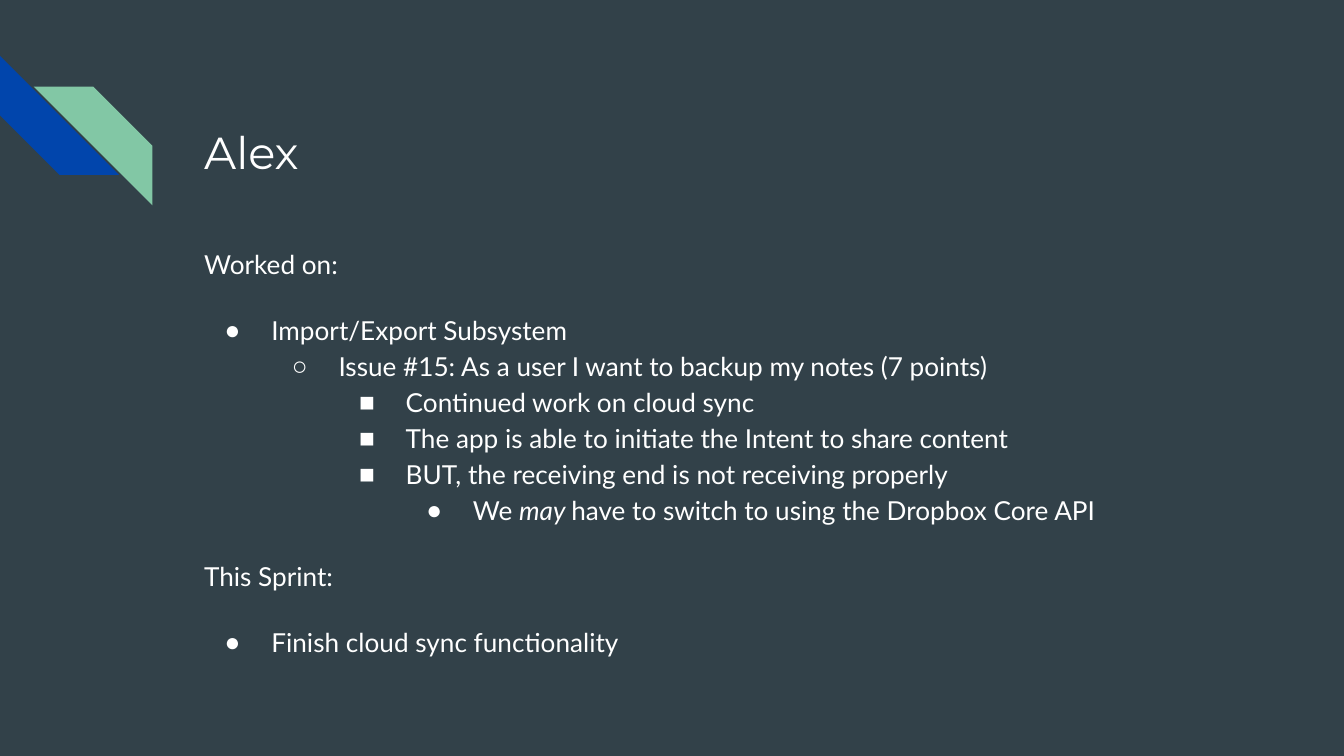
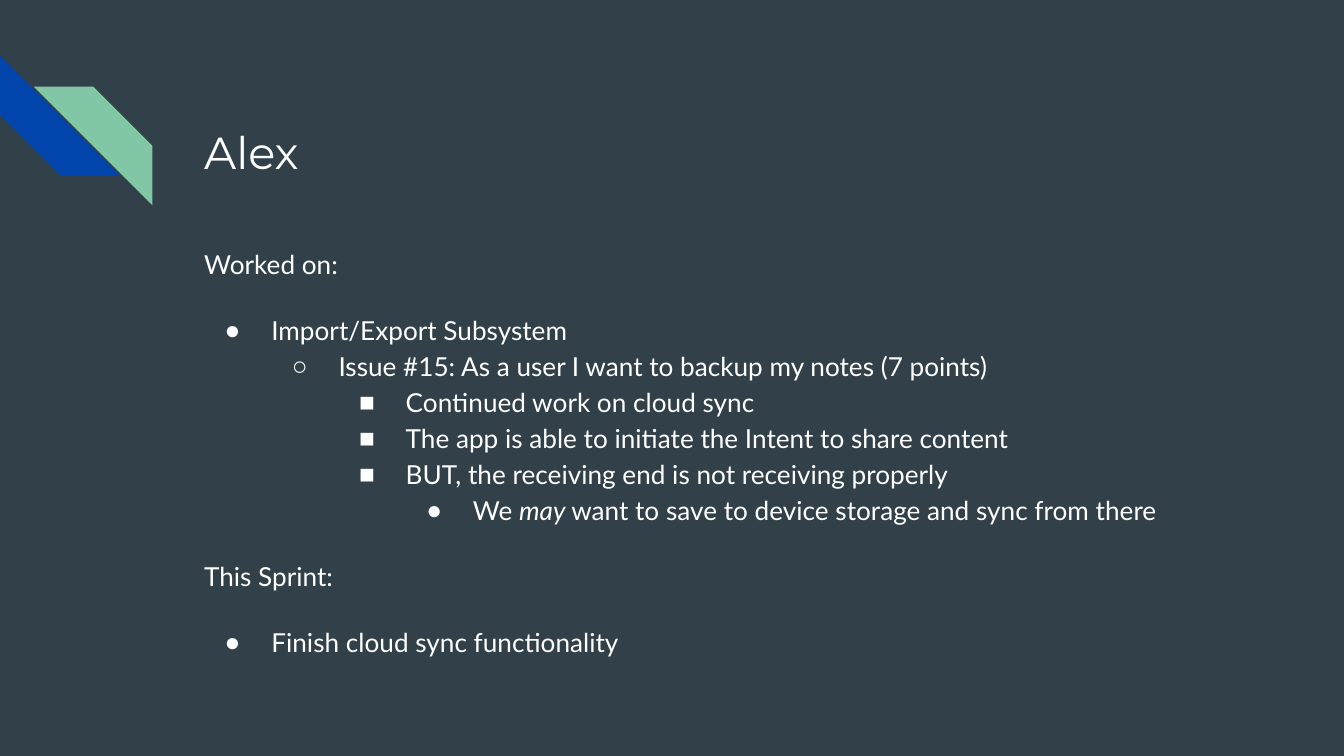
Before and after one commit to Incognoto/incognoto, a slide deck: slide 47 of SUM Presentations.pptx. Drawn at 1344x756 pixels with LibreOffice and Linux fonts; fonts in the diff are those of the drawing. Boxes give left, top, right and bottom in pixels: in the first picture for what was removed or moved away, otherwise in the second. Text is boxed around its words. In the diff, an @@ line names an element or a change of style, - is before the commit and + after.

Commit message:
Fix Alex's sprint slide. Update for 3/26

```diff
--- a/SUM Presentations.pptx
+++ b/SUM Presentations.pptx
@@ text at (473, 500, 1157, 525): text changed @@
-      ● We may have to switch to using the Dropbox Core API
+      ● We may want to save to device storage and sync from there
```
